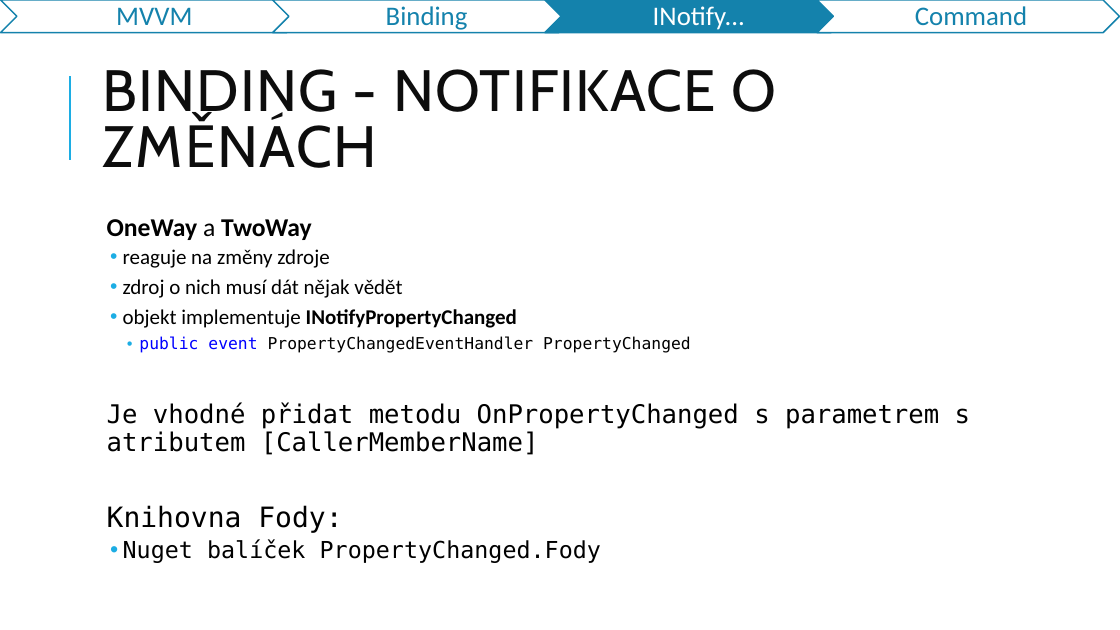
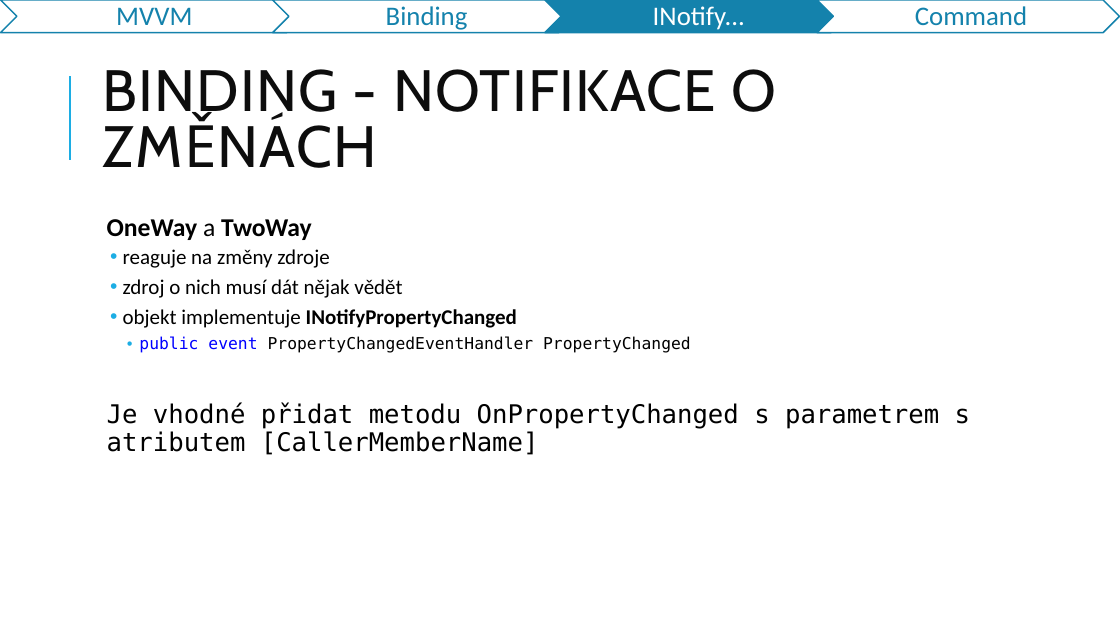
Before and after one commit to jasho/pv239-maui, a slide deck: slide 11 of 03_MVVM/PV239-Xamarin-03_MVVM.pptx. Drawn at 1120x630 pixels with LibreOffice and Linux fonts; fonts in the diff are those of the drawing. Boxes give left, top, right and bottom in pixels: in the first picture for what was removed or moved away, otherwise in the second. Text is boxed around its words. In the diff, an @@ line names an element or a change of style, - is before the commit and + after.

```diff
--- a/03_MVVM/PV239-Xamarin-03_MVVM.pptx
+++ b/03_MVVM/PV239-Xamarin-03_MVVM.pptx
@@ text at bbox=[107, 505, 601, 563]: paragraphs removed @@
-  Knihovna Fody:
-  • Nuget balíček PropertyChanged.Fody
```
Also in this commit, not shown: 3 other slides changed, 1 slide removed, 12 other files.
